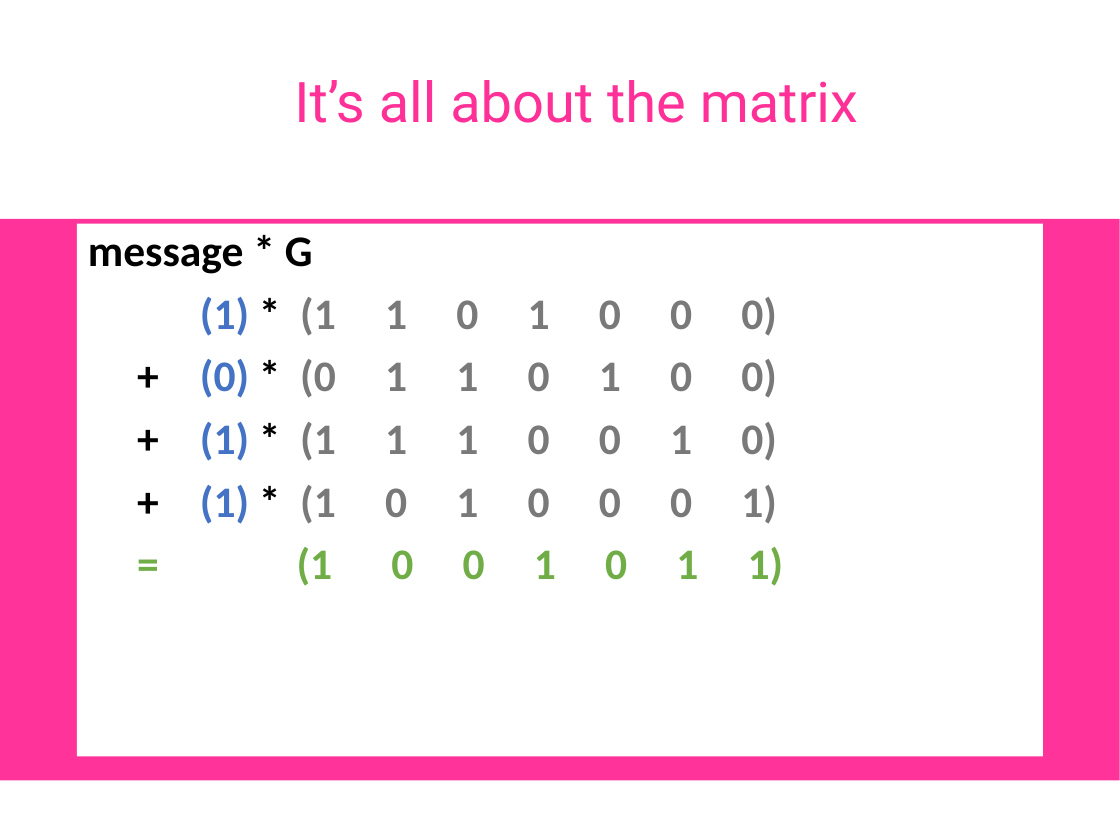
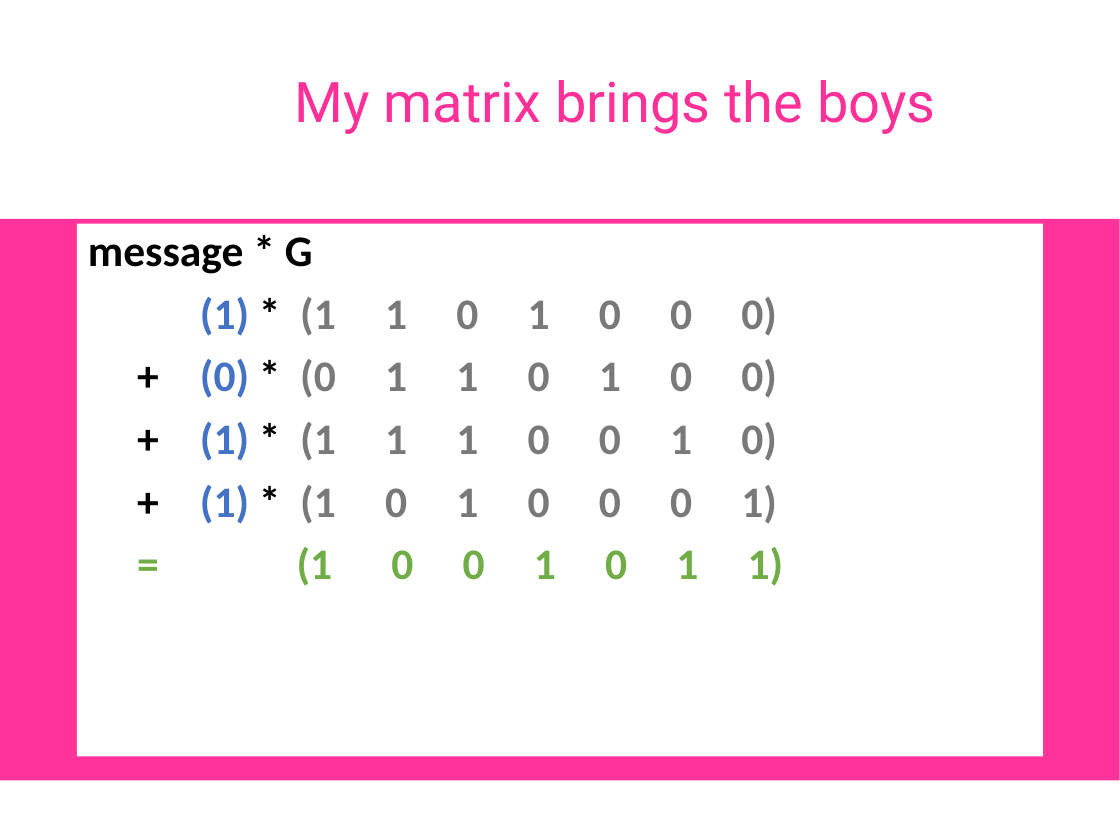
Before and after one commit to OpenResearchInstitute/documents, a slide deck: slide 16 of Papers_Articles_Presentations/Slide_Presentations/2018TAPR_DCC_LDPC_for_normal_people.ppt. Drawn at 1120x840 pixels with LibreOffice and Linux fonts; fonts in the diff are those of the drawing; background and template pictures are left out. Boxes give left, top, right and bottom in pixels: in the first picture for what was removed or moved away, otherwise in the second. Text is boxed around its words. In the diff, an @@ line names an element or a change of style, - is before the commit and + after.

```diff
--- a/Papers_Articles_Presentations/Slide_Presentations/2018TAPR_DCC_LDPC_for_normal_people.ppt
+++ b/Papers_Articles_Presentations/Slide_Presentations/2018TAPR_DCC_LDPC_for_normal_people.ppt
@@ title at (294,80,935,134): text changed @@
-It’s all about the matrix
+My matrix brings the boys
```
Also in this commit, not shown: 14 other slides changed, 1 slide added.
